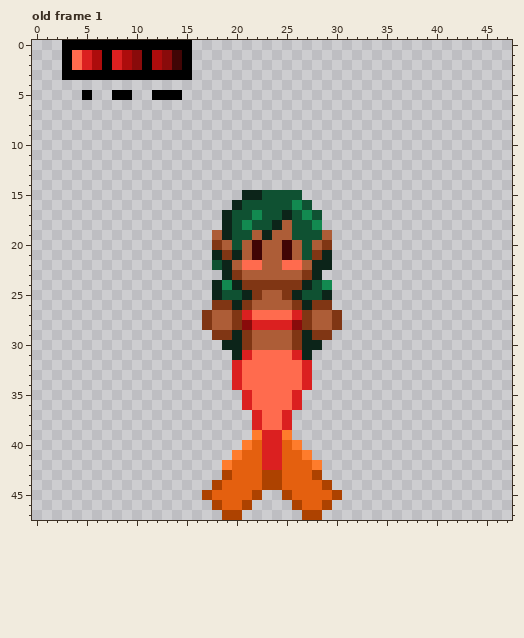
A pixel-art file gets an edit: assets/RedMermaid.aseprite. This is how it looked before the edit.
48x48 pixels, 10 frames. Shown: old frame 1. The commit also changed other frames, which this record leaves out.
The result:
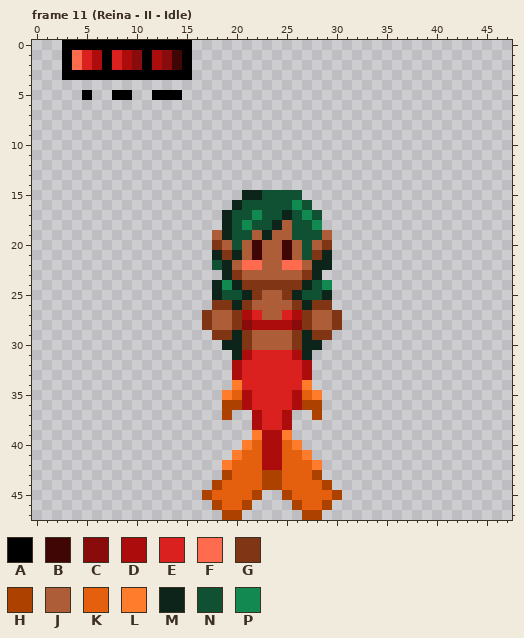
Palette (. is transparent): A #000000  B #400505  C #890b0b  D #ad0c0c  E #db2020  F #ff6b4e  G #803614  H #ad4200  J #ad5d37  K #e4600f  L #fe7c2c  M #0c2419  N #0f5132  P #128950
A new or re-ordered frame is compared with the old frame closest to it.
Commit message: Alterações Sereia Vermelha
Edits made:
frames 10 -> 14
Frame 11 (Reina - II - Idle) is new; against old frame 1:
y 27: x 21..26 EFFFFE -> DEJJED
y 28: x 22..25 EEEE -> DDDD
y 31: x 21..26 EFFFFE -> DEEEED
y 32..33: x 20..27 EFFFFFFE -> DEEEEEED
y 34: x 20..27 EFFFFFFE -> LEEEEEEL
y 35: x 19..28 ..EFFFFE.. -> LKDEEEEDKL
y 36: x 19..28 ..EFFFFE.. -> HHDEEEEDHH
y 37: x 19 . -> H; x 22..25 EFFE -> DEED; x 28 . -> H
y 38: x 22..25 EFFE -> DEED
y 39..42: x 23..24 EE -> DD
